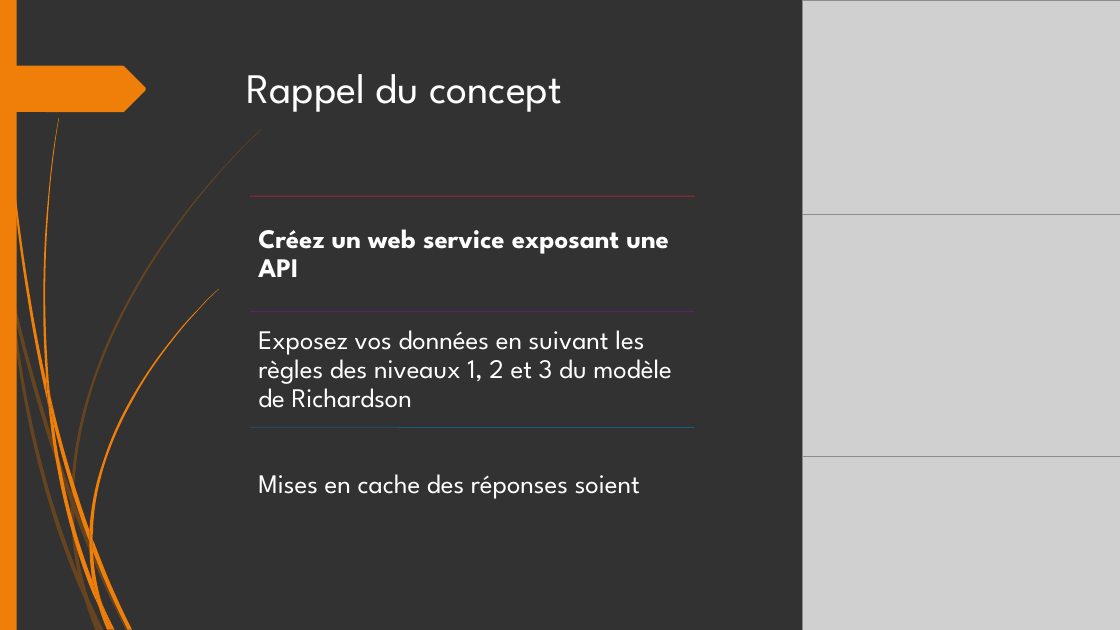
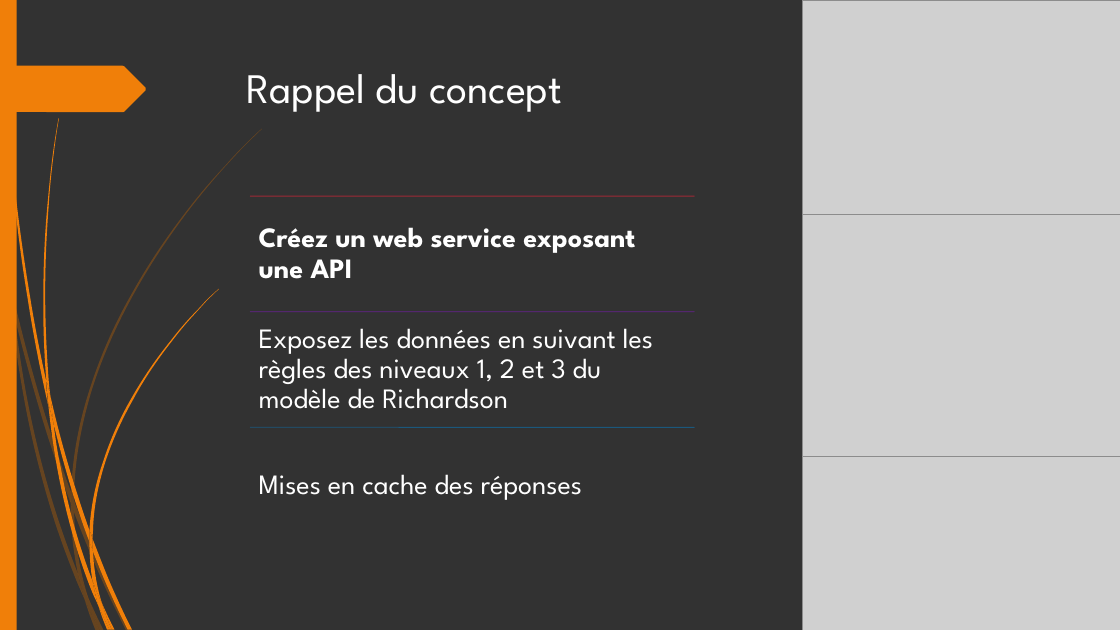
Before and after one commit to avamdui/P7-API, a slide deck: slide 2 of UML/BileMo.pptx. Drawn at 1120x630 pixels with LibreOffice and Linux fonts; fonts in the diff are those of the drawing; grey boxes stand for pictures. Boxes give left, top, right and bottom in pixels: in the first picture for what was removed or moved away, otherwise in the second. Text is boxed around its words. In the diff, an @@ line names an element or a change of style, - is before the commit and + after.

```diff
--- a/UML/BileMo.pptx
+++ b/UML/BileMo.pptx
@@ text "Créez un web service exposant ..." at [259, 227, 635, 279]: size 23 to 24 pt @@
@@ text at [259, 328, 653, 409]: text changed; size 23 to 24 pt @@
-Exposez vos données en suivant les règles des niveaux 1, 2 et 3 du modèle de Richardson
+Exposez les données en suivant les règles des niveaux 1, 2 et 3 du modèle de Richardson
@@ text at [259, 474, 582, 500]: text changed; size 23 to 24 pt @@
-Mises en cache des réponses soient
+Mises en cache des réponses
```
Also in this commit, not shown: 3 other slides changed, 4 slides added, 2 slides removed, 2 other files.
